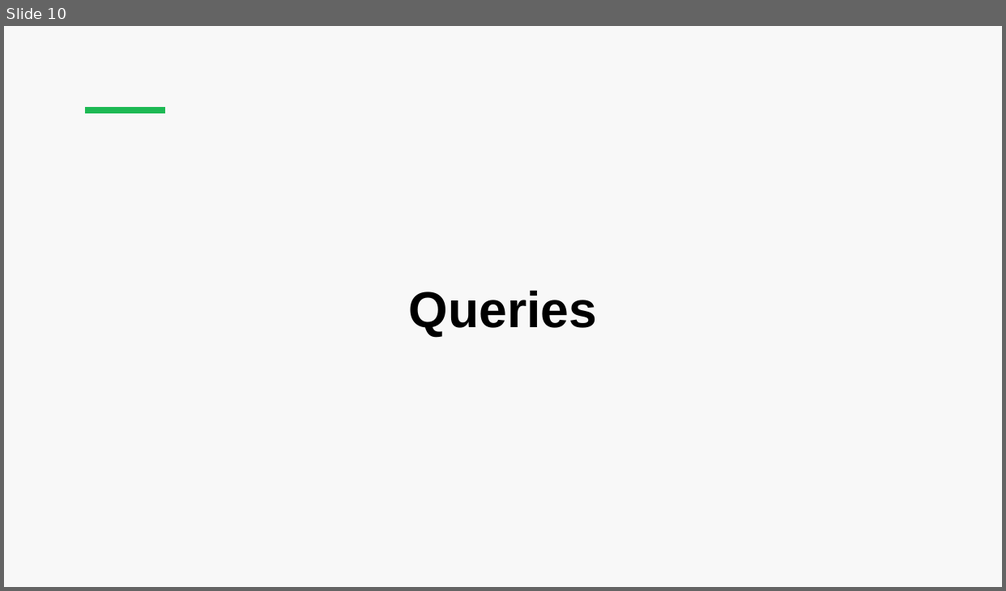
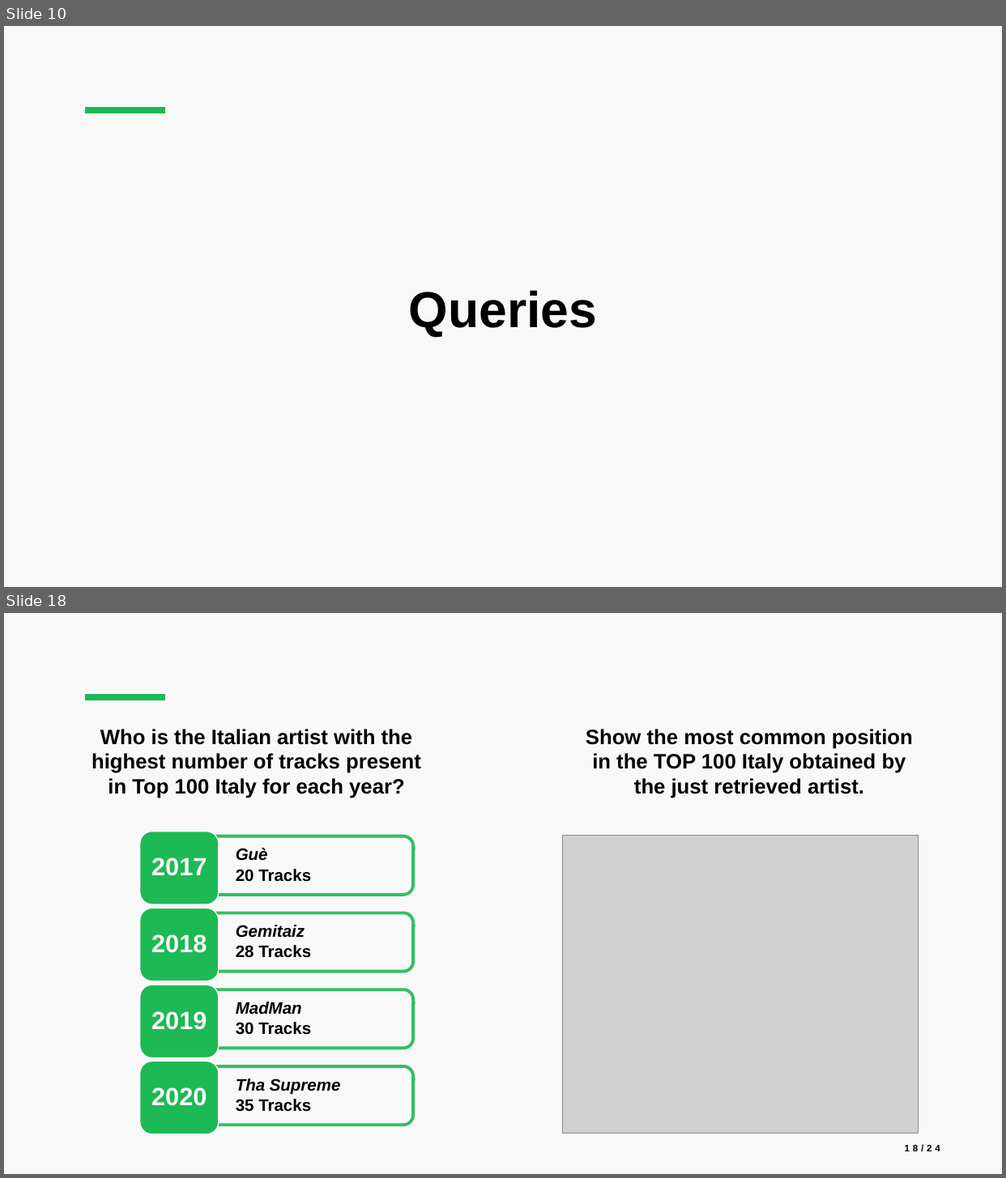
Before and after one commit to luca-martinelli-09/spotify-pg, a slide deck: slides/Spotify_Presentation.pptx. Shown one above the other, each under a label of ours: slide 10 before the commit, slides 10 and 18 after it; the slides between them are not shown. The pictures are 1006x591 and 1006x1178 pixels, drawn with LibreOffice and Linux fonts; fonts in the diff are those of the drawing; grey boxes stand for pictures. Boxes give left, top, right and bottom in pixels: in the first picture for what was removed or moved away, otherwise in the second. Text is boxed around its words. In the diff, an @@ line names an element or a change of style, - is before the commit and + after.

```diff
--- a/slides/Spotify_Presentation.pptx
+++ b/slides/Spotify_Presentation.pptx
@@ slide 18 added at [4,613,1002,1174], background #F8F8F8; not listed: 1 template element that a slide beside it also shows @@
@@ title added at [91,729,421,798], 20 pt, text #000000, bold @@
+Who is the Italian artist with the highest number of tracks present in Top 100 Italy for each year?
@@ text added at [586,729,913,798], 20 pt, text #000000, bold @@
+Show the most common position in the TOP 100 Italy obtained by the just retrieved artist.
@@ picture added at [563,835,918,1133] @@
@@ group added at [140,832,413,1135]: 8 texts, 4 round same rects, 4 rounded rectangles @@
+  Guè
+  20 Tracks
+2017
+  Gemitaiz
+  28 Tracks
+2018
+  MadMan
+  30 Tracks
+2019
+  Tha Supreme
+  35 Tracks
+2020
@@ page number added at [905,1144,940,1152], 9 pt, text #000000, bold @@
+18/24
```
Also in this commit, not shown: 1 slide changed, 13 other slides added, 1 slide removed, 8 other files.
